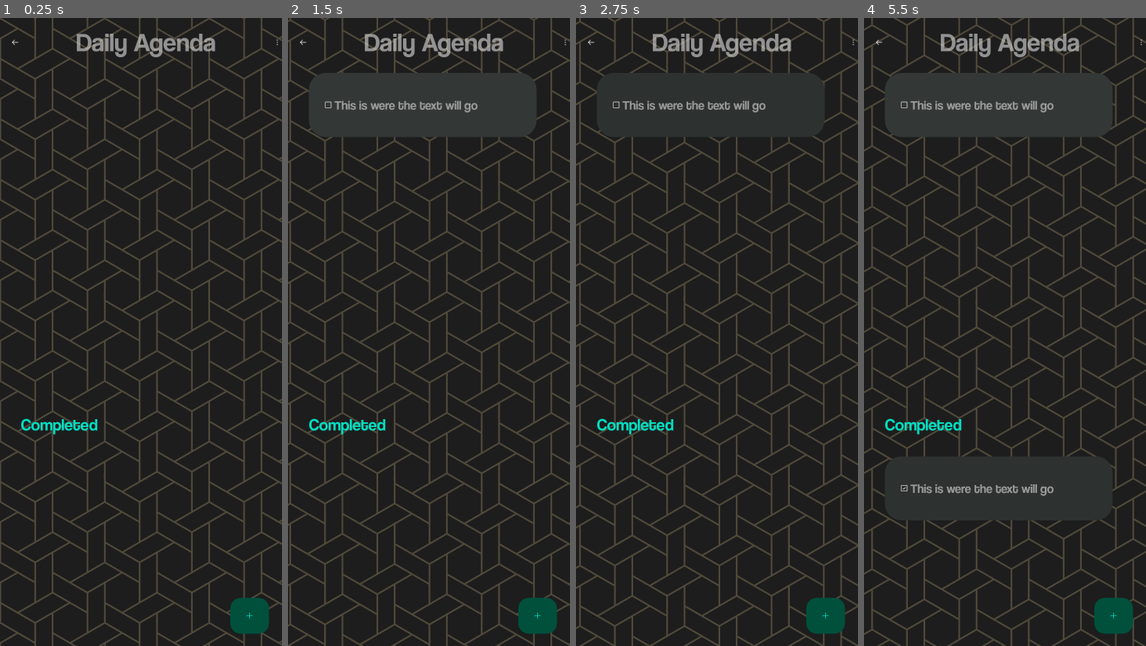
Above: before the commit, frames 1-4 (left to right).
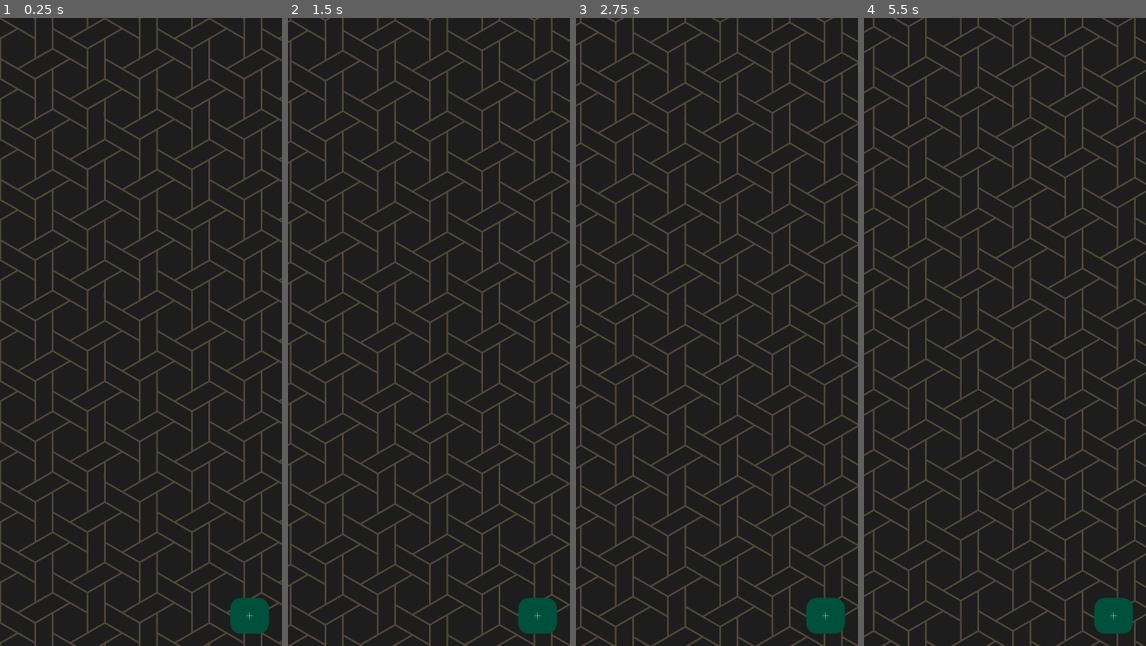
Above: after the commit, the same moments.

Repository: ArtinTheCoder/note_tracker
Game: Godot game, scene res://scenes/main.tscn
Two runs of this game, one before a commit and one after it. Both use one fixed random seed, a clock stepped at 60 frames per second and the inputs below. Before the commit the project starts from res://scenes/tracker.tscn.
Inputs (mouse positions are in pixels of both pictures, inside the frame that each line leads up to):
- Up to frame 1 (0.25 s): no input
- Up to frame 2 (1.5 s): click (538, 614) at 0.5 s; click (423, 105) at 1.27 s
- Up to frame 3 (2.75 s): click (852, 43) at 2.02 s
- Up to frame 4 (5.5 s): click (903, 105) at 2.77 s; click (1114, 614) at 3.5 s; click (1140, 43) at 4.27 s; click (999, 105) at 5.02 s

The runs differ from the first frame. In frame 1, 1.1% of the frame differs, in the area x 4-99%, y 2-67%; in frame 2, 13%; in frame 3, 10%; in frame 4, 24%, in the area x 0-100%, y 0-100%.

Commit message:
added transition

Diff:
--- /dev/null
+++ b/assets/transition/loading_icon.svg
@@ -0,0 +1 @@
+<svg xmlns="http://www.w3.org/2000/svg" width="32" height="32" fill="#ffffff" viewBox="0 0 256 256"><path d="M232,128a104,104,0,0,1-208,0c0-41,23.81-78.36,60.66-95.27a8,8,0,0,1,6.68,14.54C60.15,61.59,40,93.27,40,128a88,88,0,0,0,176,0c0-34.73-20.15-66.41-51.34-80.73a8,8,0,0,1,6.68-14.54C208.19,49.64,232,87,232,128Z"></path></svg>
--- a/project.godot
+++ b/project.godot
@@ -11,9 +11,13 @@
 [application]
 
 config/name="note tracker"
-run/main_scene="uid://clpd4aclajqmd"
+run/main_scene="res://scenes/main.tscn"
 config/features=PackedStringArray("4.3", "GL Compatibility")
 config/icon="res://icon.svg"
+
+[autoload]
+
+Global="*res://scripts/Global.gd"
 
 [display]
 
--- /dev/null
+++ b/scenes/bg.tscn
@@ -0,0 +1,42 @@
+[gd_scene load_steps=4 format=3 uid="uid://cck06yd7oq6v8"]
+
+[ext_resource type="Shader" path="res://shaders/bg.gdshader" id="1_77wta"]
+[ext_resource type="Texture2D" uid="uid://copn78udyw8dl" path="res://assets/home_bg.png" id="2_1dsfy"]
+
+[sub_resource type="ShaderMaterial" id="ShaderMaterial_gibig"]
+shader = ExtResource("1_77wta")
+shader_parameter/size = 15.0
+shader_parameter/speed = 0.18
+shader_parameter/direction_x = 1.0
+shader_parameter/direction_y = 1.0
+shader_parameter/opacity = 0.4
+shader_parameter/is_paused = false
+shader_parameter/movement_texture = ExtResource("2_1dsfy")
+
+[node name="BG" type="Control"]
+layout_mode = 3
+anchors_preset = 15
+anchor_right = 1.0
+anchor_bottom = 1.0
+grow_horizontal = 2
+grow_vertical = 2
+
+[node name="BGStatic" type="ColorRect" parent="."]
+layout_mode = 1
+anchors_preset = 15
+anchor_right = 1.0
+anchor_bottom = 1.0
+grow_horizontal = 2
+grow_vertical = 2
+color = Color(0.114897, 0.114897, 0.114897, 1)
+
+[node name="BGPattern" type="TextureRect" parent="."]
+material = SubResource("ShaderMaterial_gibig")
+layout_mode = 1
+anchors_preset = 15
+anchor_right = 1.0
+anchor_bottom = 1.0
+grow_horizontal = 2
+grow_vertical = 2
+texture = ExtResource("2_1dsfy")
+stretch_mode = 1
--- /dev/null
+++ b/scenes/main.tscn
@@ -0,0 +1,49 @@
+[gd_scene load_steps=6 format=3 uid="uid://284foo4bmcsn"]
+
+[ext_resource type="PackedScene" uid="uid://cck06yd7oq6v8" path="res://scenes/bg.tscn" id="1_jae3k"]
+[ext_resource type="Texture2D" uid="uid://botqd7v430qv0" path="res://assets/tracker/plus.svg" id="2_rj06e"]
+
+[sub_resource type="StyleBoxEmpty" id="StyleBoxEmpty_r5oaq"]
+
+[sub_resource type="StyleBoxFlat" id="StyleBoxFlat_17seu"]
+bg_color = Color(0, 0.313726, 0.270588, 1)
+corner_radius_top_left = 40
+corner_radius_top_right = 40
+corner_radius_bottom_right = 40
+corner_radius_bottom_left = 40
+
+[sub_resource type="StyleBoxFlat" id="StyleBoxFlat_7p6qq"]
+bg_color = Color(0, 0.407336, 0.353246, 1)
+corner_radius_top_left = 40
+corner_radius_top_right = 40
+corner_radius_bottom_right = 40
+corner_radius_bottom_left = 40
+
+[node name="main" type="Control"]
+layout_mode = 3
+anchors_preset = 15
+anchor_right = 1.0
+anchor_bottom = 1.0
+grow_horizontal = 2
+grow_vertical = 2
+
+[node name="BG" parent="." instance=ExtResource("1_jae3k")]
+layout_mode = 1
+
+[node name="AddButtonCanvasLayer" type="CanvasLayer" parent="."]
+
+[node name="AddTask" type="Button" parent="AddButtonCanvasLayer"]
+modulate = Color(0, 0.996078, 0.866667, 1)
+offset_left = 882.0
+offset_top = 2216.0
+offset_right = 1030.0
+offset_bottom = 2353.0
+size_flags_horizontal = 3
+theme_override_styles/focus = SubResource("StyleBoxEmpty_r5oaq")
+theme_override_styles/hover_pressed_mirrored = SubResource("StyleBoxFlat_17seu")
+theme_override_styles/hover_pressed = SubResource("StyleBoxFlat_17seu")
+theme_override_styles/hover = SubResource("StyleBoxFlat_7p6qq")
+theme_override_styles/pressed = SubResource("StyleBoxFlat_17seu")
+theme_override_styles/normal = SubResource("StyleBoxFlat_17seu")
+icon = ExtResource("2_rj06e")
+icon_alignment = 1
--- a/scenes/tracker.tscn
+++ b/scenes/tracker.tscn
@@ -1,22 +1,11 @@
-[gd_scene load_steps=14 format=3 uid="uid://clpd4aclajqmd"]
+[gd_scene load_steps=12 format=3 uid="uid://clpd4aclajqmd"]
 
 [ext_resource type="Script" path="res://scripts/tracker.gd" id="1_2oy2a"]
 [ext_resource type="FontFile" uid="uid://q0n4smkjtegn" path="res://assets/fonts/Coolvetica Rg.otf" id="1_bfym8"]
 [ext_resource type="Texture2D" uid="uid://3ifiv02skdch" path="res://assets/tracker/arrow-left.svg" id="1_ocy8l"]
-[ext_resource type="Texture2D" uid="uid://copn78udyw8dl" path="res://assets/home_bg.png" id="2_2o4v1"]
-[ext_resource type="Shader" path="res://shaders/bg.gdshader" id="2_rep8v"]
+[ext_resource type="PackedScene" uid="uid://cck06yd7oq6v8" path="res://scenes/bg.tscn" id="2_fpjmt"]
 [ext_resource type="Texture2D" uid="uid://gdd0xp8yyutk" path="res://assets/tracker/dots-three-vertical-bold.svg" id="3_dcoxp"]
 [ext_resource type="Texture2D" uid="uid://botqd7v430qv0" path="res://assets/tracker/plus.svg" id="5_2oy2a"]
-
-[sub_resource type="ShaderMaterial" id="ShaderMaterial_i26kx"]
-shader = ExtResource("2_rep8v")
-shader_parameter/size = 15.0
-shader_parameter/speed = 0.15
-shader_parameter/direction_x = 1.0
-shader_parameter/direction_y = 1.0
-shader_parameter/opacity = 0.4
-shader_parameter/is_paused = false
-shader_parameter/movement_texture = ExtResource("2_2o4v1")
 
 [sub_resource type="StyleBoxEmpty" id="StyleBoxEmpty_2oy2a"]
 
@@ -48,25 +37,8 @@
 grow_vertical = 2
 script = ExtResource("1_2oy2a")
 
-[node name="BGStatic" type="ColorRect" parent="."]
+[node name="BG" parent="." instance=ExtResource("2_fpjmt")]
 layout_mode = 1
-anchors_preset = 15
-anchor_right = 1.0
-anchor_bottom = 1.0
-grow_horizontal = 2
-grow_vertical = 2
-color = Color(0.114897, 0.114897, 0.114897, 1)
-
-[node name="BGPattern" type="TextureRect" parent="."]
-material = SubResource("ShaderMaterial_i26kx")
-layout_mode = 1
-anchors_preset = 15
-anchor_right = 1.0
-anchor_bottom = 1.0
-grow_horizontal = 2
-grow_vertical = 2
-texture = ExtResource("2_2o4v1")
-stretch_mode = 1
 
 [node name="Title" type="HBoxContainer" parent="."]
 layout_mode = 1
@@ -162,4 +134,5 @@
 icon = ExtResource("5_2oy2a")
 icon_alignment = 1
 
+[connection signal="pressed" from="Title/Back" to="." method="_on_back_pressed"]
 [connection signal="pressed" from="AddButtonCanvasLayer/AddTask" to="." method="_on_add_task_pressed"]
--- /dev/null
+++ b/scenes/transition.tscn
@@ -0,0 +1,173 @@
+[gd_scene load_steps=10 format=3 uid="uid://cswgotn6jyar"]
+
+[ext_resource type="PackedScene" uid="uid://cck06yd7oq6v8" path="res://scenes/bg.tscn" id="1_2bxe5"]
+[ext_resource type="Script" path="res://scripts/transition.gd" id="1_fdjy4"]
+[ext_resource type="Texture2D" uid="uid://bow6qoqb277dq" path="res://assets/transition/logo.png" id="2_ee2du"]
+[ext_resource type="Texture2D" uid="uid://cah4pmwxdxc64" path="res://assets/transition/loading_icon.svg" id="3_5ajm6"]
+[ext_resource type="Script" path="res://scripts/circle.gd" id="4_3gxnu"]
+
+[sub_resource type="StyleBoxFlat" id="StyleBoxFlat_yp6he"]
+corner_radius_top_left = 128
+corner_radius_top_right = 128
+corner_radius_bottom_right = 128
+corner_radius_bottom_left = 128
+
+[sub_resource type="Animation" id="Animation_jrwms"]
+length = 0.001
+tracks/0/type = "value"
+tracks/0/imported = false
+tracks/0/enabled = true
+tracks/0/path = NodePath("Label:theme_override_colors/font_color")
+tracks/0/interp = 1
+tracks/0/loop_wrap = true
+tracks/0/keys = {
+"times": PackedFloat32Array(0),
+"transitions": PackedFloat32Array(1),
+"update": 0,
+"values": [Color(1, 1, 1, 0)]
+}
+tracks/1/type = "value"
+tracks/1/imported = false
+tracks/1/enabled = true
+tracks/1/path = NodePath("Label:theme_override_colors/font_outline_color")
+tracks/1/interp = 1
+tracks/1/loop_wrap = true
+tracks/1/keys = {
+"times": PackedFloat32Array(0),
+"transitions": PackedFloat32Array(1),
+"update": 0,
+"values": [Color(0, 0, 0, 0)]
+}
+tracks/2/type = "value"
+tracks/2/imported = false
+tracks/2/enabled = true
+tracks/2/path = NodePath("HBoxContainer:position")
+tracks/2/interp = 1
+tracks/2/loop_wrap = true
+tracks/2/keys = {
+"times": PackedFloat32Array(0),
+"transitions": PackedFloat32Array(1),
+"update": 0,
+"values": [Vector2(-1080, 0)]
+}
+
+[sub_resource type="Animation" id="Animation_pl0l0"]
+resource_name = "intro"
+length = 0.5
+tracks/0/type = "value"
+tracks/0/imported = false
+tracks/0/enabled = true
+tracks/0/path = NodePath("Label:theme_override_colors/font_color")
+tracks/0/interp = 1
+tracks/0/loop_wrap = true
+tracks/0/keys = {
+"times": PackedFloat32Array(0, 0.266667),
+"transitions": PackedFloat32Array(1, 1),
+"update": 0,
+"values": [Color(1, 1, 1, 0), Color(1, 1, 1, 1)]
+}
+tracks/1/type = "value"
+tracks/1/imported = false
+tracks/1/enabled = true
+tracks/1/path = NodePath("Label:theme_override_colors/font_outline_color")
+tracks/1/interp = 1
+tracks/1/loop_wrap = true
+tracks/1/keys = {
+"times": PackedFloat32Array(0, 0.266667),
+"transitions": PackedFloat32Array(1, 1),
+"update": 0,
+"values": [Color(0, 0, 0, 0), Color(0, 0, 0, 1)]
+}
+tracks/2/type = "value"
+tracks/2/imported = false
+tracks/2/enabled = true
+tracks/2/path = NodePath("HBoxContainer:position")
+tracks/2/interp = 1
+tracks/2/loop_wrap = true
+tracks/2/keys = {
+"times": PackedFloat32Array(0, 0.266667),
+"transitions": PackedFloat32Array(1, 1),
+"update": 0,
+"values": [Vector2(-1080, 0), Vector2(0, 0)]
+}
+
+[sub_resource type="AnimationLibrary" id="AnimationLibrary_c67d6"]
+_data = {
+"RESET": SubResource("Animation_jrwms"),
+"intro": SubResource("Animation_pl0l0")
+}
+
+[node name="transition" type="Control"]
+layout_mode = 3
+anchors_preset = 15
+anchor_right = 1.0
+anchor_bottom = 1.0
+grow_horizontal = 2
+grow_vertical = 2
+script = ExtResource("1_fdjy4")
+
+[node name="BG" parent="." instance=ExtResource("1_2bxe5")]
+layout_mode = 1
+
+[node name="HBoxContainer" type="HBoxContainer" parent="."]
+layout_mode = 1
+anchors_preset = 15
+anchor_right = 1.0
+anchor_bottom = 1.0
+offset_left = -1080.0
+offset_right = -1080.0
+grow_horizontal = 2
+grow_vertical = 2
+alignment = 1
+
+[node name="VBoxContainer" type="VBoxContainer" parent="HBoxContainer"]
+layout_mode = 2
+theme_override_constants/separation = 250
+alignment = 1
+
+[node name="PanelContainer" type="PanelContainer" parent="HBoxContainer/VBoxContainer"]
+clip_children = 2
+custom_minimum_size = Vector2(700, 700)
+layout_mode = 2
+theme_override_styles/panel = SubResource("StyleBoxFlat_yp6he")
+
+[node name="TextureRect2" type="TextureRect" parent="HBoxContainer/VBoxContainer/PanelContainer"]
+layout_mode = 2
+texture = ExtResource("2_ee2du")
+
+[node name="circle" type="TextureRect" parent="HBoxContainer/VBoxContainer"]
+layout_mode = 2
+texture = ExtResource("3_5ajm6")
+stretch_mode = 5
+script = ExtResource("4_3gxnu")
+
+[node name="Label" type="Label" parent="."]
+layout_mode = 1
+anchors_preset = 3
+anchor_left = 1.0
+anchor_top = 1.0
+anchor_right = 1.0
+anchor_bottom = 1.0
+offset_left = -198.0
+offset_top = -126.0
+offset_right = -31.0
+offset_bottom = -13.0
+grow_horizontal = 0
+grow_vertical = 0
+theme_override_colors/font_color = Color(1, 1, 1, 0)
+theme_override_colors/font_outline_color = Color(0, 0, 0, 0)
+theme_override_constants/outline_size = 32
+theme_override_font_sizes/font_size = 82
+text = "V1.6"
+
+[node name="AnimationPlayer" type="AnimationPlayer" parent="."]
+libraries = {
+"": SubResource("AnimationLibrary_c67d6")
+}
+autoplay = "intro"
+
+[node name="Switch" type="Timer" parent="."]
+wait_time = 2.5
+autostart = true
+
+[connection signal="timeout" from="Switch" to="." method="_on_timer_timeout"]
--- /dev/null
+++ b/scripts/Global.gd
@@ -0,0 +1,3 @@
+extends Node
+
+var next_scene_path: String
--- /dev/null
+++ b/scripts/circle.gd
@@ -0,0 +1,7 @@
+extends TextureRect
+
+func _ready() -> void:
+	self.pivot_offset = Vector2(350,160)
+
+func _process(delta: float) -> void:
+	self.rotation += 0.08
--- a/scripts/tracker.gd
+++ b/scripts/tracker.gd
@@ -177,3 +177,7 @@
 func _on_add_task_pressed() -> void:
 	add_task()
 	save_tasks()
+
+func _on_back_pressed() -> void:
+	Global.next_scene_path = "res://scenes/main.tscn"
+	get_tree().change_scene_to_file("res://scenes/transition.tscn")
--- /dev/null
+++ b/scripts/transition.gd
@@ -0,0 +1,8 @@
+extends Control
+
+@onready var animation_player: AnimationPlayer = $AnimationPlayer
+
+func _on_timer_timeout() -> void:
+	animation_player.play_backwards("intro")
+	await animation_player.animation_finished
+	get_tree().change_scene_to_file(Global.next_scene_path)
Binary file added: assets/transition/logo.png
